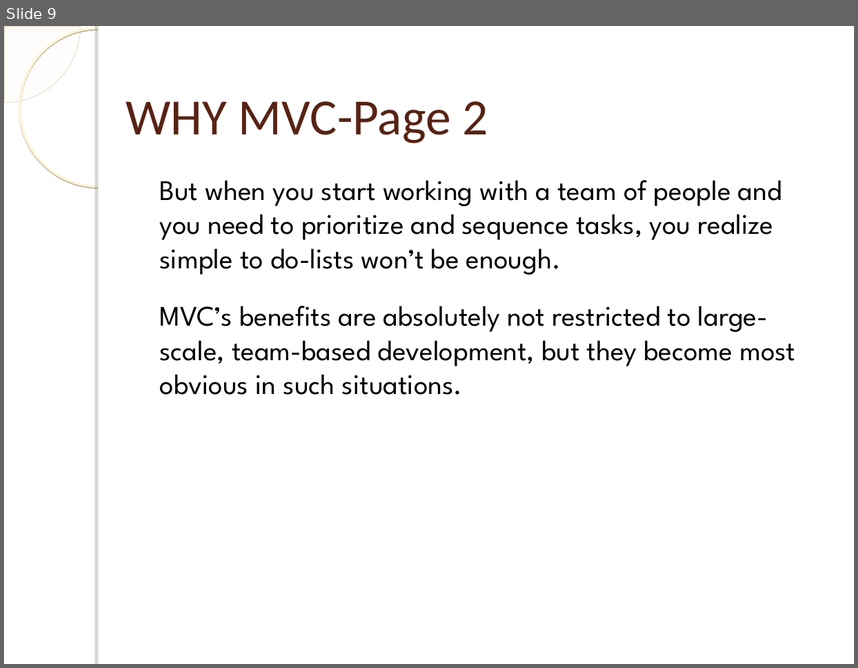
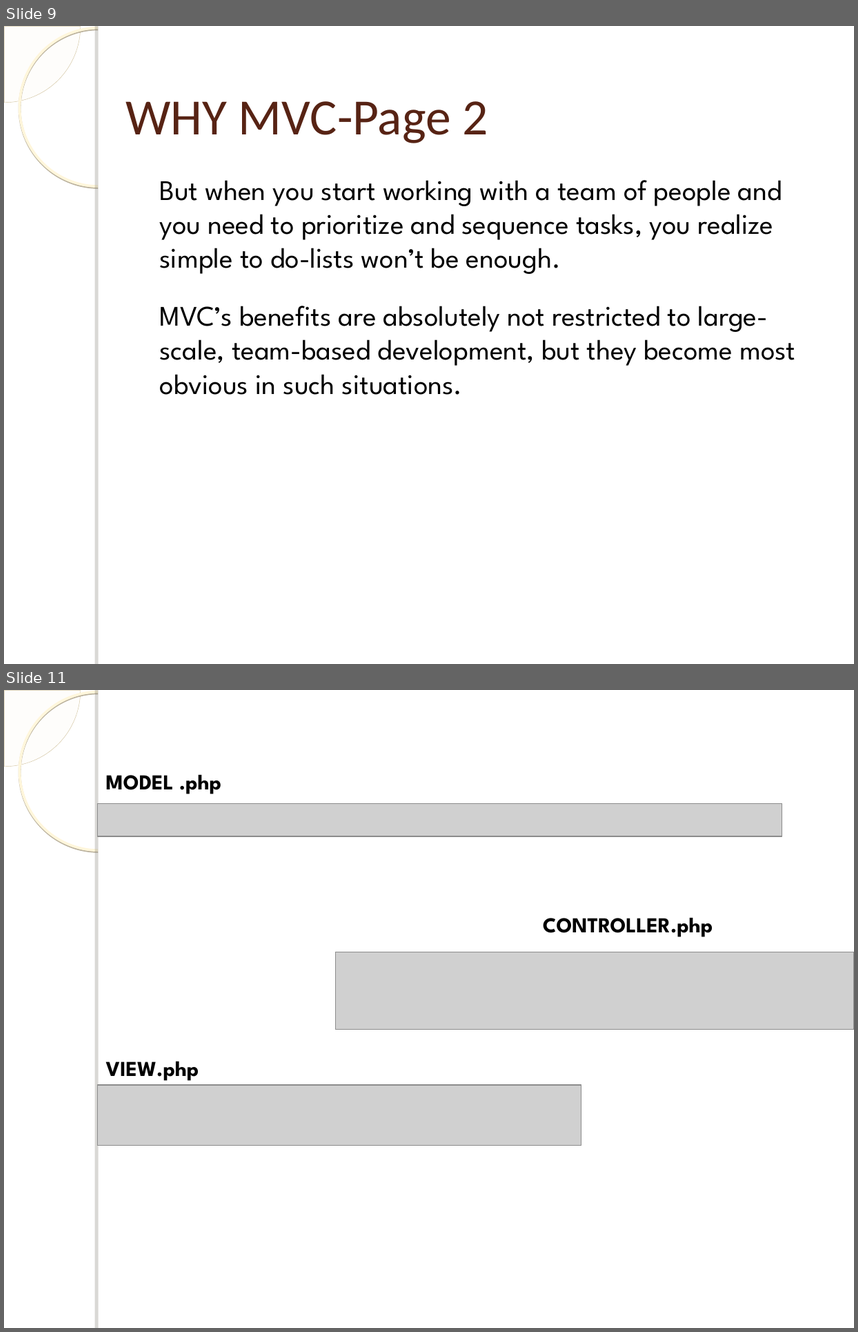
Before and after one commit to bugChanger/E-receipit_for_CSE404, a slide deck: MVC & use_case.ppt. Shown one above the other, each under a label of ours: slide 9 before the commit, slides 9 and 11 after it; the slides between them are not shown. The pictures are 858x668 and 858x1332 pixels, drawn with LibreOffice and Linux fonts; fonts in the diff are those of the drawing; grey boxes stand for pictures; background and template pictures are left out. Boxes give left, top, right and bottom in pixels: in the first picture for what was removed or moved away, otherwise in the second. Text is boxed around its words. In the diff, an @@ line names an element or a change of style, - is before the commit and + after.

```diff
--- a/MVC & use_case.ppt
+++ b/MVC & use_case.ppt
@@ slide 11 added at <box>4,690,854,1328</box>, background picture (left out); not listed: 4 template elements that a slide beside it also shows @@
@@ text added at <box>106,774,221,794</box>, 18 pt, text #000000, bold @@
+MODEL .php
@@ picture added at <box>98,803,782,836</box> @@
@@ text added at <box>543,917,713,937</box>, 18 pt, text #000000, bold @@
+CONTROLLER.php
@@ picture added at <box>335,952,854,1029</box> @@
@@ text added at <box>106,1061,199,1081</box>, 18 pt, text #000000, bold @@
+VIEW.php
@@ picture added at <box>98,1085,582,1145</box> @@
```
Also in this commit, not shown: 18 other slides changed, 3 other slides added, 4 slides removed, 2 other files.
